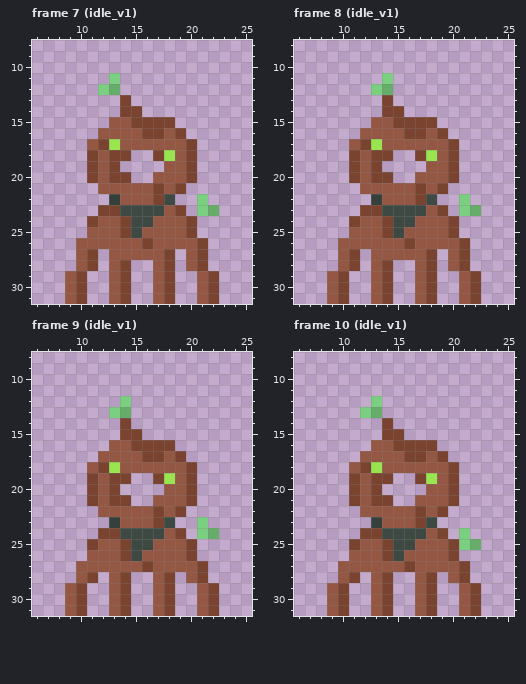
Two states of a pixel-art file, TDS_Mod/ModSource/Yossele/Art/aseprite/Yossele-Sheet.aseprite. Above, as it was before the edit.
32x32 pixels, 48 frames. Shown: frame 7 (idle_v1): x 6..25, y 8..31; frame 8 (idle_v1): x 6..25, y 8..31; frame 9 (idle_v1): x 6..25, y 8..31; frame 10 (idle_v1): x 6..25, y 8..31. The commit also changed other frames, which this record leaves out.
After:
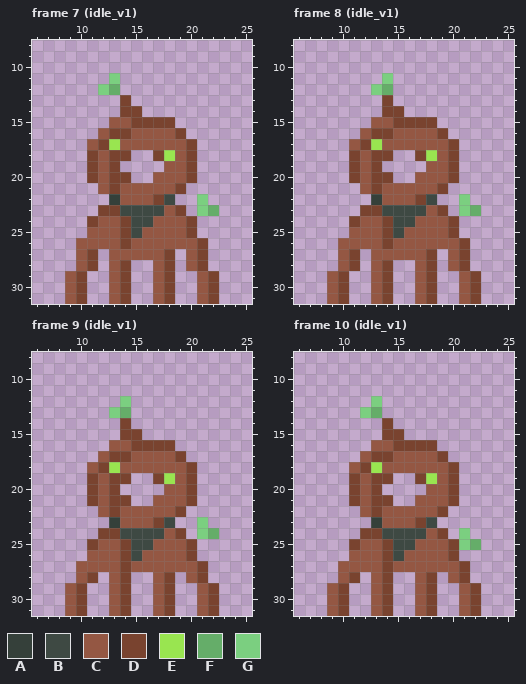
Palette (. is transparent): A #35403a  B #3e4943  C #945743  D #79432f  E #99e550  F #65ad69  G #7bcf80
The exact change:
Frame 7 (idle_v1):
The edit turns colour D into colour C in row 16 at x 16 to 17; in row 21 at x 17; in row 26 at x 16.
The edit turns colour C into colour D in row 16 at x 13 to 14; in row 21 at x 13; in row 26 at x 14.
Frame 8 (idle_v1): the same change as frame 7 (idle_v1)
Frame 9 (idle_v1):
The edit turns colour D into colour C in row 17 at x 16 to 17; in row 22 at x 17; in row 27 at x 16.
The edit turns colour C into colour D in row 17 at x 13 to 14; in row 22 at x 13; in row 27 at x 14.
Frame 10 (idle_v1): the same change as frame 9 (idle_v1)
